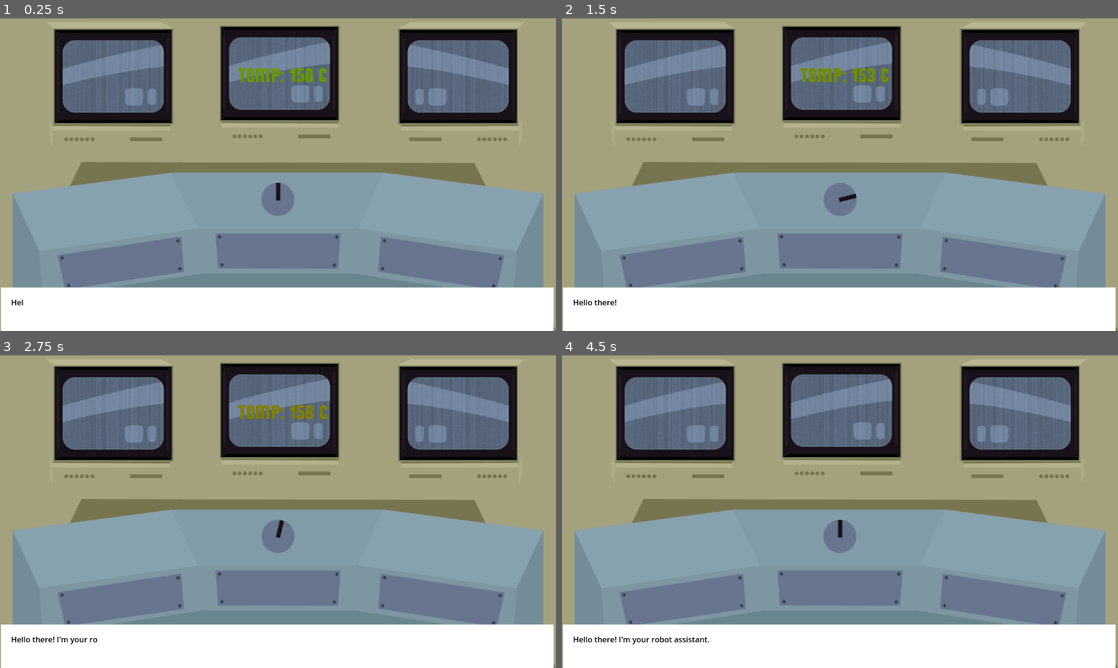
Above: before the commit, frames 1-4 (two rows, left to right).
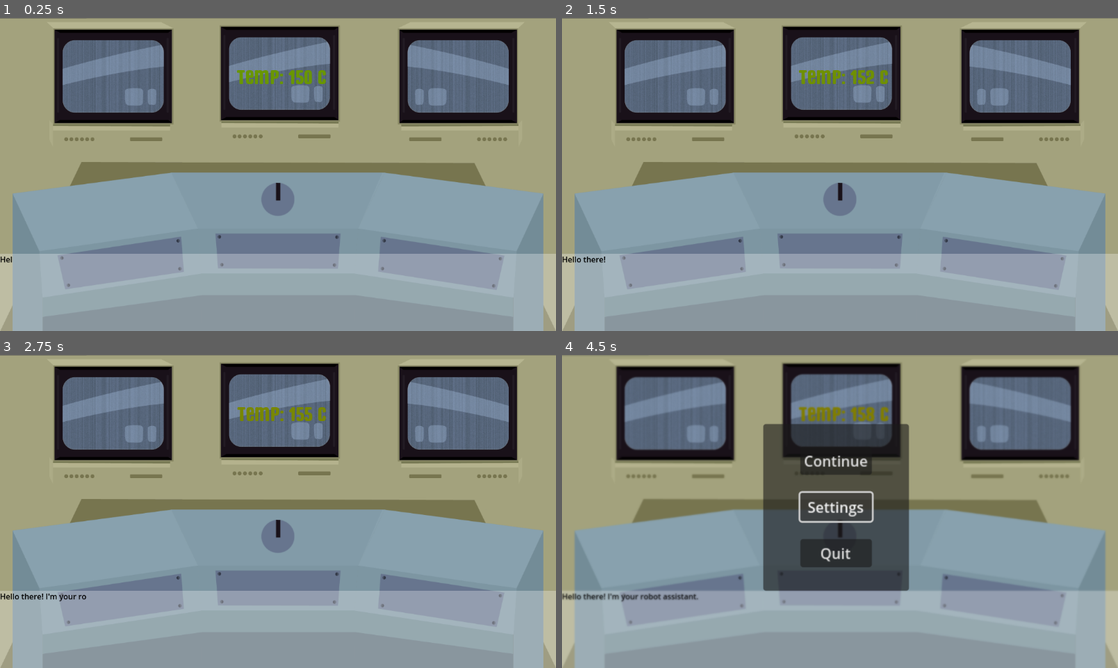
Above: after the commit, the same moments.

Repository: LuckyDog-Studios/ReactorControl
Game: Godot game, scene res://scenes/game.tscn
Two runs of this game, one before a commit and one after it. Both use one fixed random seed, a clock stepped at 60 frames per second and the inputs below.
Inputs (mouse positions are in pixels of both pictures, inside the frame that each line leads up to):
- Up to frame 1 (0.25 s): no input
- Up to frame 2 (1.5 s): move the mouse to (840, 199) at 0.52 s; move the mouse to (728, 190) at 1.27 s
- Up to frame 3 (2.75 s): move the mouse to (333, 442) at 2.02 s
- Up to frame 4 (4.5 s): move the mouse to (812, 574) at 2.77 s; move the mouse to (1006, 558) at 3.52 s; tap Escape (PAUSE, bound only after the commit) at 4.15 s; click (834, 508) at 4.25 s, where only the run after the commit has a clickable "Settings"

The runs differ from the first frame. In frame 1, 25% of the frame differs, in the area x 0-100%, y 16-100%; in frame 2, 25%; in frame 3, 25%; in frame 4, 38%, in the area x 0-100%, y 2-100%.

Commit message:
added pause menu

Diff:
--- a/project.godot
+++ b/project.godot
@@ -21,7 +21,6 @@
 
 [display]
 
-window/size/mode=3
 window/stretch/mode="viewport"
 window/stretch/aspect="expand"
 
@@ -36,3 +35,8 @@
 "events": [Object(InputEventMouseButton,"resource_local_to_scene":false,"resource_name":"","device":-1,"window_id":0,"a …(258 unchanged characters)…
 ]
 }
+PAUSE={
+"deadzone": 0.5,
+"events": [Object(InputEventKey,"resource_local_to_scene":false,"resource_name":"","device":-1,"window_id":0,"alt_pressed":false,"shift_pressed":false,"ctrl_pressed":false,"meta_pressed":false,"pressed":false,"keycode":0,"physical_keycode":4194305,"key_label":0,"unicode":0,"location":0,"echo":false,"script":null)
+]
+}
--- /dev/null
+++ b/scenes/PauseMenu.tscn
@@ -0,0 +1,130 @@
+[gd_scene load_steps=7 format=3 uid="uid://c0twpdx55si15"]
+
+[ext_resource type="Shader" path="res://shader scripts/PauseMenu.gdshader" id="1_5mp0g"]
+[ext_resource type="Script" path="res://scripts/pause_menu.gd" id="1_8yi1y"]
+
+[sub_resource type="ShaderMaterial" id="ShaderMaterial_nrhdy"]
+shader = ExtResource("1_5mp0g")
+shader_parameter/lod = 0.0
+
+[sub_resource type="Animation" id="Animation_2yxty"]
+resource_name = "blur"
+length = 0.3
+tracks/0/type = "value"
+tracks/0/imported = false
+tracks/0/enabled = true
+tracks/0/path = NodePath("ColorRect:material:shader_parameter/lod")
+tracks/0/interp = 1
+tracks/0/loop_wrap = true
+tracks/0/keys = {
+"times": PackedFloat32Array(0, 0.3),
+"transitions": PackedFloat32Array(1, 1),
+"update": 0,
+"values": [0.0, 0.8]
+}
+tracks/1/type = "value"
+tracks/1/imported = false
+tracks/1/enabled = true
+tracks/1/path = NodePath("PanelContainer:modulate")
+tracks/1/interp = 1
+tracks/1/loop_wrap = true
+tracks/1/keys = {
+"times": PackedFloat32Array(0, 0.3),
+"transitions": PackedFloat32Array(1, 1),
+"update": 0,
+"values": [Color(1, 1, 1, 0), Color(1, 1, 1, 1)]
+}
+
+[sub_resource type="Animation" id="Animation_eipoe"]
+length = 0.001
+tracks/0/type = "value"
+tracks/0/imported = false
+tracks/0/enabled = true
+tracks/0/path = NodePath("ColorRect:material:shader_parameter/lod")
+tracks/0/interp = 1
+tracks/0/loop_wrap = true
+tracks/0/keys = {
+"times": PackedFloat32Array(0),
+"transitions": PackedFloat32Array(1),
+"update": 0,
+"values": [0.0]
+}
+tracks/1/type = "value"
+tracks/1/imported = false
+tracks/1/enabled = true
+tracks/1/path = NodePath("PanelContainer:modulate")
+tracks/1/interp = 1
+tracks/1/loop_wrap = true
+tracks/1/keys = {
+"times": PackedFloat32Array(0),
+"transitions": PackedFloat32Array(1),
+"update": 0,
+"values": [Color(1, 1, 1, 0)]
+}
+
+[sub_resource type="AnimationLibrary" id="AnimationLibrary_hslai"]
+_data = {
+"RESET": SubResource("Animation_eipoe"),
+"blur": SubResource("Animation_2yxty")
+}
+
+[node name="Pause Menu" type="Control"]
+process_mode = 3
+layout_mode = 3
+anchors_preset = 15
+anchor_right = 1.0
+anchor_bottom = 1.0
+grow_horizontal = 2
+grow_vertical = 2
+script = ExtResource("1_8yi1y")
+
+[node name="ColorRect" type="ColorRect" parent="."]
+material = SubResource("ShaderMaterial_nrhdy")
+layout_mode = 1
+anchors_preset = 15
+anchor_right = 1.0
+anchor_bottom = 1.0
+grow_horizontal = 2
+grow_vertical = 2
+color = Color(1, 1, 1, 0.45098)
+
+[node name="PanelContainer" type="PanelContainer" parent="."]
+modulate = Color(1, 1, 1, 0)
+layout_mode = 1
+anchors_preset = -1
+anchor_right = 1.0
+anchor_bottom = 1.0
+offset_left = 417.0
+offset_top = 143.0
+offset_right = -574.0
+offset_bottom = -321.0
+grow_horizontal = 2
+grow_vertical = 2
+scale = Vector2(1.875, 1.875)
+
+[node name="VBoxContainer" type="VBoxContainer" parent="PanelContainer"]
+layout_mode = 2
+size_flags_horizontal = 4
+size_flags_vertical = 4
+theme_override_constants/separation = 20
+
+[node name="Continue" type="Button" parent="PanelContainer/VBoxContainer"]
+layout_mode = 2
+text = "Continue"
+
+[node name="Settings" type="Button" parent="PanelContainer/VBoxContainer"]
+layout_mode = 2
+text = "Settings"
+
+[node name="QuitButton" type="Button" parent="PanelContainer/VBoxContainer"]
+layout_mode = 2
+text = "Quit"
+
+[node name="AnimationPlayer" type="AnimationPlayer" parent="."]
+libraries = {
+"": SubResource("AnimationLibrary_hslai")
+}
+
+[connection signal="pressed" from="PanelContainer/VBoxContainer/Continue" to="." method="_on_continue_pressed"]
+[connection signal="pressed" from="PanelContainer/VBoxContainer/Settings" to="." method="_on_settings_pressed"]
+[connection signal="pressed" from="PanelContainer/VBoxContainer/QuitButton" to="." method="_on_quit_button_pressed"]
--- a/scenes/dial.tscn
+++ b/scenes/dial.tscn
@@ -1,19 +1,14 @@
-[gd_scene load_steps=7 format=3 uid="uid://blxoaaoq5ojah"]
+[gd_scene load_steps=6 format=3 uid="uid://blxoaaoq5ojah"]
 
 [ext_resource type="Texture2D" uid="uid://dxiupq0u4we7p" path="res://assets/sprites/Dial temp.png" id="1_nqp4q"]
 [ext_resource type="Script" path="res://scripts/States/State Machine.gd" id="3_qe3na"]
 [ext_resource type="Script" path="res://scripts/States/DialStandby.gd" id="4_a2s7b"]
 [ext_resource type="Script" path="res://scripts/States/DialTurning.gd" id="5_ctse4"]
 
-[sub_resource type="GDScript" id="GDScript_wrp2p"]
-script/source = "extends Node2D
-"
-
 [sub_resource type="CircleShape2D" id="CircleShape2D_rwpkk"]
 radius = 36.0139
 
-[node name="Dial" type="Node2D" groups=["Random Event Nodes"]]
-script = SubResource("GDScript_wrp2p")
+[node name="Dial" type="Node2D"]
 
 [node name="Sprite" type="Sprite2D" parent="." groups=["Dial Sprite"]]
 texture = ExtResource("1_nqp4q")
--- a/scenes/dialogue.tscn
+++ b/scenes/dialogue.tscn
@@ -1,28 +1,32 @@
-[gd_scene load_steps=3 format=3 uid="uid://be7yh8pbi0c6v"]
+[gd_scene load_steps=2 format=3 uid="uid://be7yh8pbi0c6v"]
 
 [ext_resource type="Script" path="res://scripts/dialogue.gd" id="1_jkfw5"]
 
-[sub_resource type="QuadMesh" id="QuadMesh_35uq3"]
-
 [node name="Dialogue" type="Control"]
+process_mode = 1
 layout_mode = 3
 anchors_preset = 15
 anchor_right = 1.0
 anchor_bottom = 1.0
-offset_top = 415.0
 grow_horizontal = 2
 grow_vertical = 2
 script = ExtResource("1_jkfw5")
 
-[node name="MeshInstance2D" type="MeshInstance2D" parent="."]
-position = Vector2(571.75, 117.25)
-scale = Vector2(1144.5, 235.5)
-mesh = SubResource("QuadMesh_35uq3")
+[node name="MarginContainer" type="MarginContainer" parent="."]
+layout_mode = 1
+anchors_preset = -1
+anchor_top = 0.753086
+anchor_right = 1.0
+anchor_bottom = 1.0
+grow_horizontal = 2
+grow_vertical = 0
+metadata/_edit_use_anchors_ = true
 
-[node name="RichTextLabel" type="RichTextLabel" parent="."]
+[node name="ColorRect" type="ColorRect" parent="MarginContainer"]
+layout_mode = 2
+color = Color(1, 1, 1, 0.290196)
+
+[node name="RichTextLabel" type="RichTextLabel" parent="MarginContainer"]
 modulate = Color(0, 0, 0, 1)
 self_modulate = Color(0, 0, 1, 1)
-offset_left = 20.0
-offset_top = 18.0
-offset_right = 1139.0
-offset_bottom = 204.0
+layout_mode = 2
--- a/scenes/game.tscn
+++ b/scenes/game.tscn
@@ -1,6 +1,6 @@
-[gd_scene load_steps=11 format=3 uid="uid://c33o2lwv0nhgd"]
+[gd_scene load_steps=12 format=3 uid="uid://c33o2lwv0nhgd"]
 
-[ext_resource type="Script" path="res://scenes/game.gd" id="1_dnj6m"]
+[ext_resource type="Script" path="res://scripts/game.gd" id="1_dnj6m"]
 [ext_resource type="Texture2D" uid="uid://cxbc3iybvsxol" path="res://assets/sprites/temp bg.png" id="1_ikh0n"]
 [ext_resource type="PackedScene" uid="uid://blxoaaoq5ojah" path="res://scenes/dial.tscn" id="2_0eu7q"]
 [ext_resource type="Texture2D" uid="uid://cv0xiybe3480p" path="res://assets/sprites/control panel temp 2.png" id="2_53gsd"]
@@ -10,6 +10,7 @@
 [ext_resource type="Texture2D" uid="uid://dfjsmwig40k57" path="res://assets/sprites/Sreen front pov.png" id="7_kgpya"]
 [ext_resource type="PackedScene" uid="uid://d3r74yl807ykd" path="res://scenes/random_event_machine.tscn" id="8_2xqu4"]
 [ext_resource type="PackedScene" uid="uid://ct6eta633c7pu" path="res://scenes/explosion_effect.tscn" id="9_sxn86"]
+[ext_resource type="PackedScene" uid="uid://c0twpdx55si15" path="res://scenes/PauseMenu.tscn" id="11_mwg0y"]
 
 [node name="Game" type="Node2D"]
 script = ExtResource("1_dnj6m")
@@ -41,24 +42,28 @@
 
 [node name="Dial" parent="." instance=ExtResource("2_0eu7q")]
 position = Vector2(576, 376)
-script = null
-
-[node name="Dialogue" parent="." instance=ExtResource("3_33gnw")]
-offset_left = 3.0
-offset_top = 559.0
-offset_right = 9.0
-offset_bottom = 559.0
-pivot_offset = Vector2(-25, -18)
-metadata/_edit_use_anchors_ = true
-
-[node name="Temperature System" parent="." instance=ExtResource("3_lucyu")]
-offset_left = 493.0
-offset_top = 94.0
-offset_right = 493.0
-offset_bottom = 94.0
-size_flags_horizontal = 8
-metadata/_edit_use_anchors_ = true
 
 [node name="Random Event Machine" parent="." instance=ExtResource("8_2xqu4")]
 
 [node name="Explosion Effect" parent="." instance=ExtResource("9_sxn86")]
+
+[node name="UI Elements" type="CanvasLayer" parent="."]
+
+[node name="Dialogue" parent="UI Elements" instance=ExtResource("3_33gnw")]
+anchors_preset = 12
+anchor_top = 1.0
+offset_top = -648.0
+grow_vertical = 0
+
+[node name="Temperature System" parent="UI Elements" instance=ExtResource("3_lucyu")]
+anchors_preset = -1
+anchor_left = 0.4
+anchor_right = 0.599
+anchor_bottom = 0.0
+offset_left = 45.2
+offset_top = 32.0
+offset_right = -28.048
+offset_bottom = 214.0
+size_flags_horizontal = 8
+
+[node name="Pause Menu" parent="UI Elements" instance=ExtResource("11_mwg0y")]
--- a/scenes/temperature_system.tscn
+++ b/scenes/temperature_system.tscn
@@ -16,10 +16,16 @@
 grow_vertical = 2
 script = ExtResource("1_xk5ph")
 
-[node name="Label" type="Label" parent="."]
+[node name="CenterContainer" type="CenterContainer" parent="."]
 layout_mode = 1
-offset_right = 173.0
-offset_bottom = 49.0
+anchors_preset = 15
+anchor_right = 1.0
+anchor_bottom = 1.0
+grow_horizontal = 2
+grow_vertical = 2
+
+[node name="Label" type="Label" parent="CenterContainer"]
+layout_mode = 2
 theme = SubResource("Theme_m4cm7")
 text = "Temp: 40 C"
 
--- a/scripts/dialogue.gd
+++ b/scripts/dialogue.gd
@@ -1,7 +1,7 @@
 
 extends Control
 
-@onready var text: RichTextLabel = $RichTextLabel
+@onready var text: RichTextLabel = $"MarginContainer/RichTextLabel"
 const letter_delay = 0.1
 
 
--- a/scenes/game.gd
+++ b/scripts/game.gd
@@ -2,7 +2,7 @@
 @onready var explosion_effect: AnimationPlayer = $"Explosion Effect/AnimationPlayer"
 
 func _ready() -> void:
-	$"Temperature System".connect("GameOver", game_over)
+	$"UI Elements/Temperature System".connect("GameOver", game_over)
 
 func game_over():
 	await get_tree().create_timer(2).timeout
--- /dev/null
+++ b/scripts/pause_menu.gd
@@ -0,0 +1,31 @@
+extends Control
+
+func _process(delta: float) -> void:
+	test_escape_input()
+func _ready() -> void:
+	$AnimationPlayer.play("RESET")
+
+func resume() -> void:
+	get_tree().paused = false
+	$AnimationPlayer.play_backwards("blur")
+
+func pause() -> void:
+	get_tree().paused = true
+	$AnimationPlayer.play("blur")
+
+func test_escape_input() -> void:
+	if Input.is_action_just_pressed("PAUSE") and not get_tree().paused:
+		pause()
+	elif Input.is_action_just_pressed("PAUSE") and get_tree().paused:
+		resume()
+
+
+func _on_continue_pressed() -> void:
+	resume()
+
+func _on_settings_pressed() -> void:
+	pass # Replace with function body.
+
+
+func _on_quit_button_pressed() -> void:
+	get_tree().quit()
--- a/scripts/temperature_system.gd
+++ b/scripts/temperature_system.gd
@@ -1,8 +1,8 @@
 extends Control
 
 
-@onready var label: Label = $Label
-@onready var dial_sprite: Sprite2D = $"../Dial/Sprite"
+@onready var label: Label = $"CenterContainer/Label"
+@onready var dial_sprite: Sprite2D = $"../../Dial/Sprite"
 @onready var timer: Timer = $Timer
 
 @export var starting_temp: int = 150
--- /dev/null
+++ b/shader scripts/PauseMenu.gdshader
@@ -0,0 +1,10 @@
+shader_type canvas_item;
+
+uniform sampler2D SCREEN_TEXTURE: hint_screen_texture, filter_linear_mipmap;
+uniform float lod: hint_range(0.0, 5.0) = 0.0;
+
+void fragment() {
+	// Called for every pixel the material is visible on.
+	vec4 color = texture(SCREEN_TEXTURE, SCREEN_UV, lod);
+	COLOR = color;
+}
